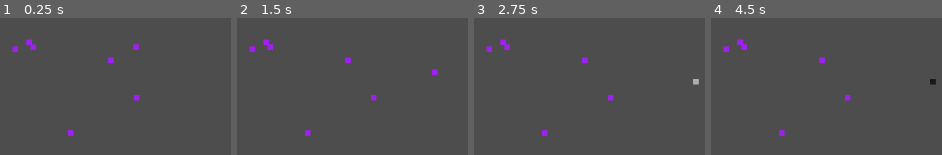
Above: before the commit, frames 1-4 (left to right).
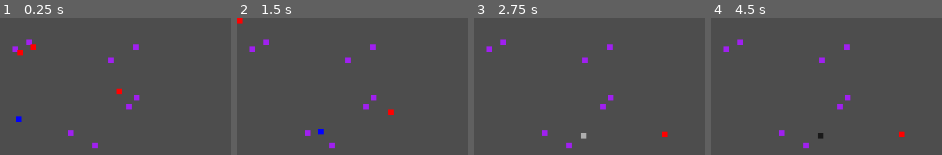
Above: after the commit, the same moments.

Repository: EcceMars/Distant-Sellsword
Game: Godot game, scene res://MAIN.tscn
The game is run twice, just before and just after one commit, with the same random seed, the same clock (stepped at 60 frames per second) and the same inputs.
Inputs (mouse positions are in pixels of both pictures, inside the frame that each line leads up to):
- Up to frame 1 (0.25 s): no input
- Up to frame 2 (1.5 s): tap Enter at 0.5 s; move the mouse to (outside the picture) at 0.52 s; tap Ctrl at 0.6, 1.35 s; click (outside the picture) at 0.67 s; move the mouse to (outside the picture) at 1.27 s; click (outside the picture) at 1.42 s
- Up to frame 3 (2.75 s): tap Space at 2 s; move the mouse to (outside the picture) at 2.02 s; tap Ctrl at 2.1 s; click (outside the picture) at 2.17 s
- Up to frame 4 (4.5 s): tap Enter at 2.75, 4.25 s; move the mouse to (outside the picture) at 2.77 s; tap Ctrl at 2.85, 3.6, 4.35 s; click (outside the picture) at 2.92 s; tap Space at 3.5 s; move the mouse to (outside the picture) at 3.52 s; click (outside the picture) at 3.67 s; move the mouse to (outside the picture) at 4.27 s; click (outside the picture) at 4.42 s

The runs differ from the first frame. In frame 1, 0.7% of the frame differs, in the area x 6-58%, y 18-96%; in frame 2, 0.9%, in the area x 0-88%, y 0-96%; in frame 3, 0.8%; in frame 4, 0.8%.

Commit message:
taking_shape

Diff:
--- a/BehaviorSystem.gd
+++ b/BehaviorSystem.gd
@@ -1,14 +1,81 @@
 class_name BehaviorSystem
 extends System
 
+const State:BehaviorComponent.State = BehaviorComponent.State
+
+var think_interval:int = 60
+var counter:int = think_interval
+
 func process(world:ECS_MANAGER)->void:
-	for entity:Entity in world.get_all_with_component(BehaviorComponent):
-		var behavior:BehaviorComponent = entity.get_component(BehaviorComponent)
-		var health:HealthComponent = entity.get_component(HealthComponent)
+	counter += 1
+	if counter >= think_interval:
+		for entity:Entity in world.get_all_with_component(BehaviorComponent):
+			var behavior:BehaviorComponent = entity.get_component(BehaviorComponent)
+			var health:HealthComponent = entity.get_component(HealthComponent)
+			var movement:MovementComponent = entity.get_component(MovementComponent)
+			if null in [behavior, health, movement]: continue
 
-		if health.blood.ratio() < behavior.dying:
-			behavior.current = BehaviorComponent.State.FLEE
-		elif health.energy.ratio() < behavior.tired:
-			behavior.current = BehaviorComponent.State.REST
-		elif health.hunger.ratio() < behavior.hungry:
-			behavior.current = BehaviorComponent.State.SEEK_FOOD
+			if health.is_alive:
+				update(behavior, health)
+				act(entity, behavior, health, movement, world)
+		counter = 0
+
+func update(behavior:BehaviorComponent, health:HealthComponent)->void:
+	if not health.is_conscious:
+		behavior.current = State.REST
+		return
+
+	# Priority: dying > tired > hungry > wander
+	if health.blood.ratio() < behavior.dying:
+		behavior.current = State.FLEE
+	elif health.energy.ratio() < behavior.tired:
+		behavior.current = State.REST
+	elif health.hunger.ratio() < behavior.hungry:
+		behavior.current = State.SEEK_FOOD
+	else:
+		behavior.current = [State.WANDER, State.IDLE].pick_random()
+func act(entity:Entity, behavior:BehaviorComponent, health:HealthComponent, movement:MovementComponent, world:ECS_MANAGER)->void:
+	match behavior.current:
+		State.WANDER:
+			wander(entity, movement, world)
+		State.REST:
+			rest(movement, health)
+		State.FLEE:
+			flee(entity, movement, world)
+		State.SEEK_FOOD:
+			seek(entity, world)
+		State.IDLE:
+			idle(movement)
+func idle(movement:MovementComponent)->void:
+	print("Someone at " + str(movement.position) + " is idleing about...")
+	if movement.movable.has_target:
+		movement.clear_path()
+## Entity periodically wanders about
+func wander(entity:Entity, movement:MovementComponent, world:ECS_MANAGER)->void:
+	print("%d wanders..." % entity.uid)
+	if movement.movable or not movement.movable.has_target or counter % think_interval == 0:
+		var target:Vector2 = movement.position + movement.position * 100 * sign(randi_range(-1, 1))
+		var msid:int = world.systems.find_custom(func(a): return a is MovementSystem)
+		var mov_sys:MovementSystem = world.systems[msid]
+		mov_sys.force_move(entity, target)
+func rest(movement:MovementComponent, health:HealthComponent)->void:
+	print("Someone at " + str(movement.position) + " is sound asleep...")
+	movement.clear_path()
+	health.energy.regen_factor += 0.01
+func flee(entity:Entity, movement:MovementComponent, world:ECS_MANAGER)->void:
+	print("%d flees!" % entity.uid)
+	var flee_from:Vector2 = Vector2(world.WIDTH, world.HEIGHT) * 0.5
+	var away_position:Vector2 = movement.position + (movement.position - flee_from) * 50
+
+	away_position.x = clampf(away_position.x, 0, world.WIDTH)
+	away_position.y = clampf(away_position.y, 0, world.HEIGHT)
+
+	var msid:int = world.systems.find_custom(func(a): return a is MovementSystem)
+	var mov_sys:MovementSystem = world.systems[msid]
+	mov_sys.force_move(entity, away_position)
+func seek(entity:Entity, world:ECS_MANAGER)->void:
+	print("%d hungers..." % entity.uid)
+	var center:Vector2 = Vector2(world.WIDTH, world.HEIGHT) * 0.5
+	var msid:int = world.systems.find_custom(func(a): return a is MovementSystem)
+	var mov_sys:MovementSystem = world.systems[msid]
+	mov_sys.force_move(entity, center)
--- a/HealthSystem.gd
+++ b/HealthSystem.gd
@@ -4,6 +4,8 @@
 func process(world:ECS_MANAGER)->void:
 	for entity:Entity in world.get_all_with_component(HealthComponent):
 		var health:HealthComponent = entity.get_component(HealthComponent)
+		if not health:
+			continue
 		if not health.is_alive:
 			continue
 		check_vitals(entity, world)
--- a/MAIN.gd
+++ b/MAIN.gd
@@ -7,7 +7,7 @@
 var START:bool = false
 
 func _ready()->void:
-	WORLD = ECS_MANAGER.new(7, WIDTH, HEIGHT)
+	WORLD = ECS_MANAGER.new(12, WIDTH, HEIGHT)
 	for pop in WORLD.POPULATION:
 		var pos:Vector2 = Vector2(randi() % WIDTH, randi() % HEIGHT)
 		WORLD.spawn_entity(
@@ -21,9 +21,24 @@
 	WORLD.extend_ent_component(hero, MovementComponent.new(h_pos, true, 1), true)
 	WORLD.extend_ent_component(hero, ControllerComponent.new(self, hero))
 	WORLD.extend_ent_component(hero, HealthComponent.new(), true)
-	hero.get_component(VisualComponent).is_static = false
+	var h_visual:VisualComponent = hero.get_component(VisualComponent)
+	h_visual.is_static = false
+	h_visual.visual.color = Color.BLUE
 	var health:HealthComponent = hero.get_component(HealthComponent)
 	health.energy.regen_factor = 0.5
+
+	for n in 3:
+		var elected:Entity = WORLD.entities.pick_random()
+		while elected == hero: elected = WORLD.entities.pick_random()
+
+		var old_pos:Vector2 = elected.get_component(MovementComponent).position
+		WORLD.extend_ent_component(elected, HealthComponent.new(), true)
+		WORLD.extend_ent_component(elected, MovementComponent.new(old_pos, true), true)
+		WORLD.extend_ent_component(elected, BehaviorComponent.new())
+		var visual:VisualComponent = elected.get_component(VisualComponent)
+		visual.is_static = false
+		visual.visual.color = Color.RED
+
 	WORLD.start_system(MovementSystem.new())
 	var visual_system:VisualSystem = VisualSystem.new()
 	visual_system.instance(WORLD)
@@ -32,6 +47,8 @@
 	WORLD.start_system(controller)
 	var health_sys:HealthSystem = HealthSystem.new()
 	WORLD.start_system(health_sys)
+	var behavior_sys:BehaviorSystem = BehaviorSystem.new()
+	WORLD.start_system(behavior_sys)
 
 	START = true
 func _process(_delta:float)->void:
--- a/components/MovementComponent.gd
+++ b/components/MovementComponent.gd
@@ -8,6 +8,11 @@
 	position = _position
 	if moves:
 		movable = Movable.new(position, _speed, _facing)
+func clear_path()->void:
+	if movable:
+		movable.target.clear()
+		movable.target = [position]
+		movable.has_target = false
 func _to_string()->String:
 	return get_script().get_global_name() + " is " + "movable" if movable else "static"
 ## Subclass to extend the MovementComponent from a static to a movable entity
